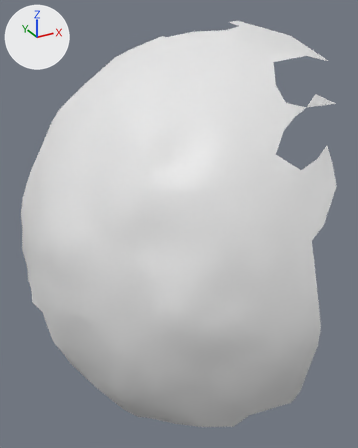
Before and after pictures for a commit that changed the OBJ model res/final/onecam_fullvolume/12/cleanedup/FullVolium.000374.obj.
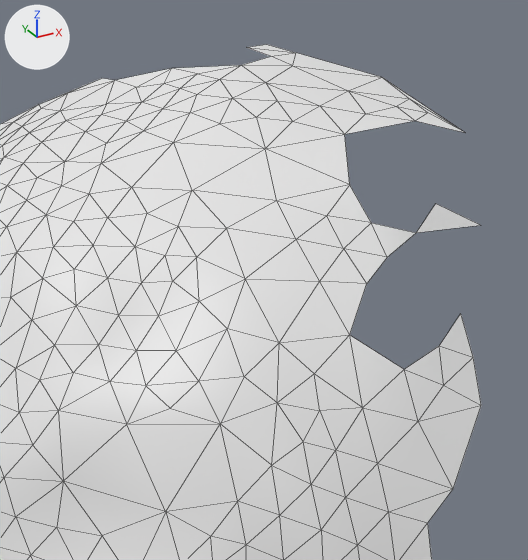
There are two pictures of each version: one whole from a 50 mm camera at (526.7, 2.9, 532.5) aimed at (605.7, 146.5, 460.7), one close up on the part from 32% to 100% of the width and 0% to 58% of the height. Arrows for +X, +Y and +Z are at upper left; the lights stay in place. The close-ups show mesh edges as thin lines. Where no turn or scale is listed for an object, it has been applied to the vertices.

Names of what the first close-up shows: 'FullVolium.000374'.
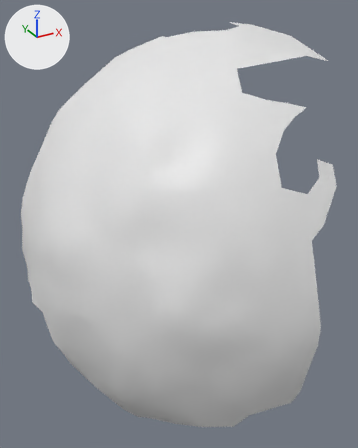
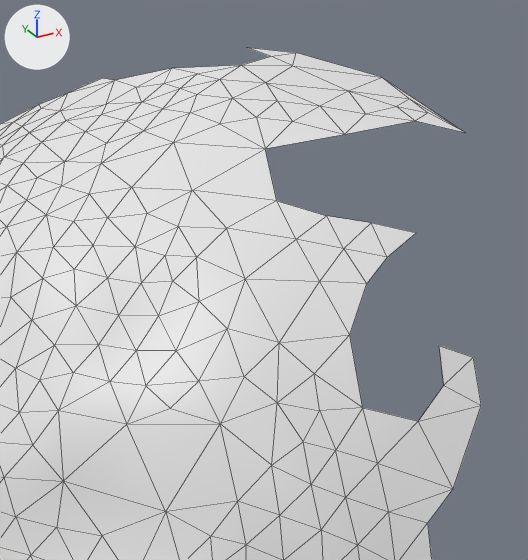
Location of each change, [x1, y1, x2, y2] in pixels of the close-ups (528 x 560 px):
'FullVolium.000374', reshaped
    before: [0, 44, 481, 560]
    after: [0, 48, 481, 560]
part 1 of me_fullvolium_000374, deleted
    before: [265, 134, 480, 421]
part 2 of me_fullvolium_000374, deleted
    before: [247, 44, 295, 53]

The change in detail:
me_fullvolium_000374 has 504 vertices, 938 faces and spans x 553.0..645.0, y 81.0..211.0, z 377.0..528.0.
me_fullvolium_000374 is used by ob_fullvolium_000374; location (0.0, 0.0, 0.0).
Verts and faces of me_fullvolium_000374; kept vertices keep their numbers, new ones are numbered from 504.
Before the commit, vertices of me_fullvolium_000374: 99 (608.0, 96.0, 490.0) at pixel (362, 407), 103 (610.0, 101.0, 497.0) at pixel (349, 334), 128 (614.0, 93.0, 488.0) at pixel (418, 421), 129 (614.0, 96.0, 494.0) at pixel (404, 369), 130 (619.0, 94.0, 491.0) at pixel (443, 385).
Before the commit, vertices of me_fullvolium_000374: 131 (620.0, 97.0, 495.0) at pixel (439, 345), 133 (624.0, 95.0, 494.0) at pixel (473, 357), 134 (624.0, 98.0, 499.0) at pixel (460, 313), 136 (619.0, 109.0, 508.0) at pixel (371, 222), 137 (624.0, 107.0, 507.0) at pixel (416, 232).
Before the commit, vertices of me_fullvolium_000374: 138 (619.0, 114.0, 512.0) at pixel (349, 184), 141 (629.0, 109.0, 510.0) at pixel (435, 203), 144 (609.0, 117.0, 511.0) at pixel (276, 200), 145 (614.0, 112.0, 509.0) at pixel (326, 215), 451 (613.0, 125.0, 516.0) at pixel (265, 148).
Before the commit, vertices of me_fullvolium_000374: 455 (624.0, 123.0, 518.0) at pixel (344, 134), 478 (635.0, 107.0, 507.0) at pixel (481, 225).
Before the commit, vertices of me_fullvolium_000374: 440 (632.0, 159.0, 527.0) at pixel (246, 47), 483 (639.0, 163.0, 528.0) at pixel (266, 44), 503 (639.0, 154.0, 527.0) at pixel (296, 52).
Part 1, on me_fullvolium_000374:
Vertices deleted: 129, 134, 138, 141, 478 (with the faces that use them).
Part 2, on me_fullvolium_000374:
Vertices deleted: 483 (with the faces that use them).
